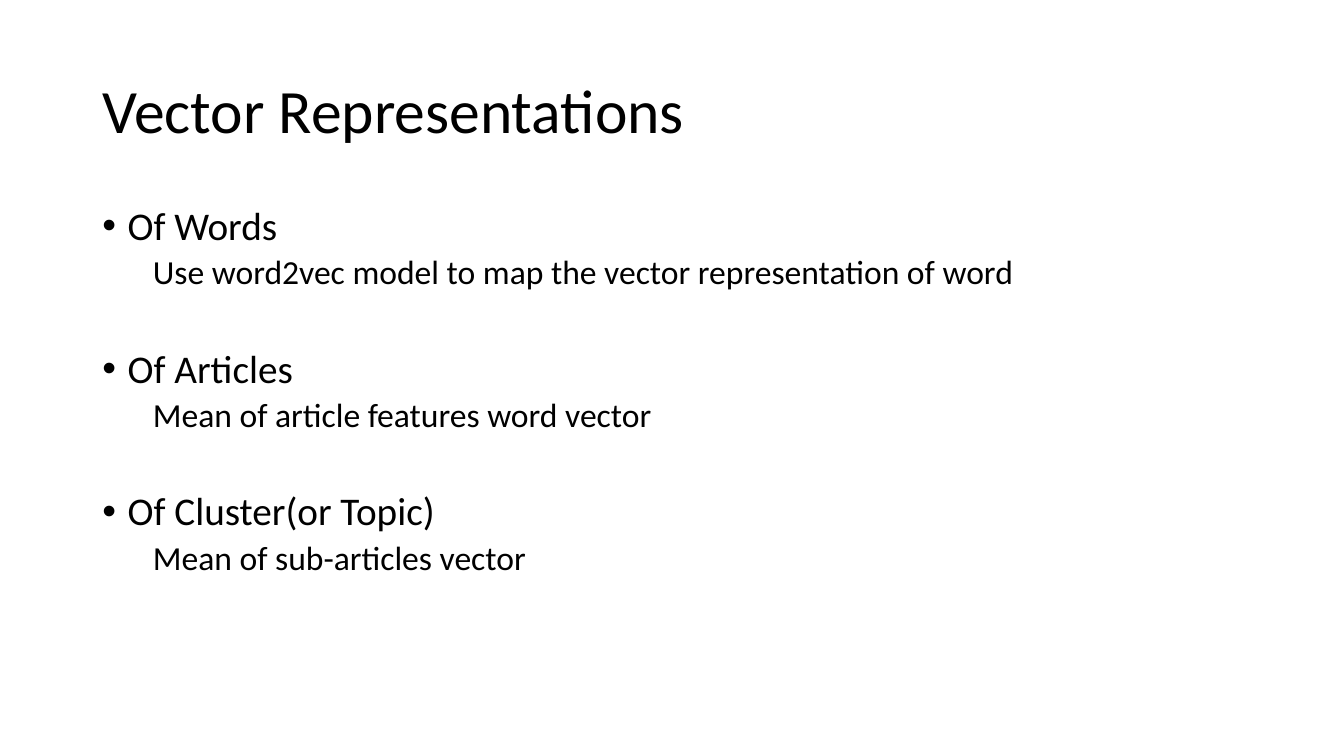
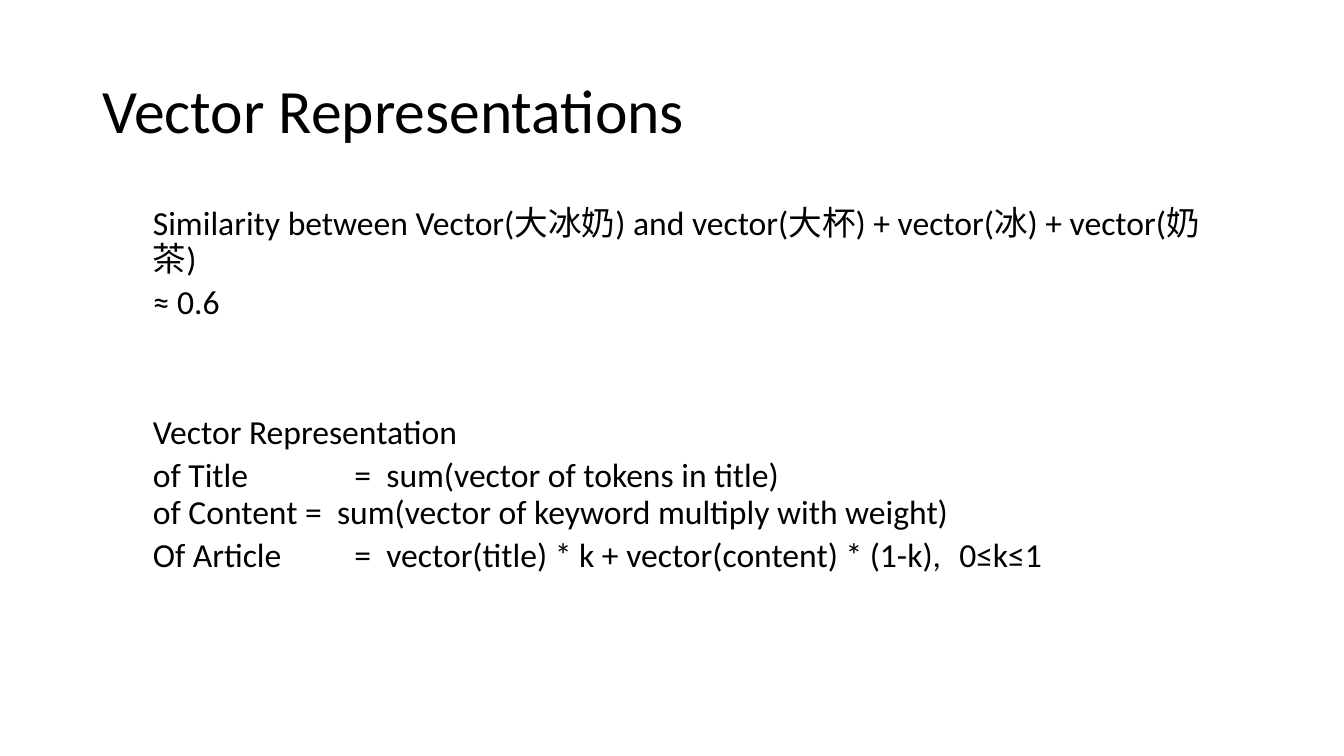
Before and after one commit to ZhongTing/HotTopicDetection, a slide deck: slide 16 of document/Hot-Topic-Detection.pptx (slide 15 before the commit). Drawn at 1344x756 pixels with LibreOffice and Linux fonts; fonts in the diff are those of the drawing. Boxes give left, top, right and bottom in pixels: in the first picture for what was removed or moved away, otherwise in the second. Text is boxed around its words. In the diff, an @@ line names an element or a change of style, - is before the commit and + after.

```diff
--- a/document/Hot-Topic-Detection.pptx
+++ b/document/Hot-Topic-Detection.pptx
@@ text at box(153, 207, 1200, 572): text changed @@
-• Of Words
-  Use word2vec model to map the vector representation of word
-• Of Articles
-  Mean of article features word vector
-• Of Cluster(or Topic)
-  Mean of sub-articles vector
+  Similarity between Vector(大冰奶) and vector(大杯) + vector(冰) + vector(奶茶)
+  ≈ 0.6
+  Vector Representation
+  of Title = sum(vector of tokens in title)
+  of Content = sum(vector of keyword multiply with weight)
+  Of Article = vector(title) * k + vector(content) * (1-k), 0≤k≤1
```
Also in this commit, not shown: 9 other slides changed, 20 slides added, 20 slides removed.
